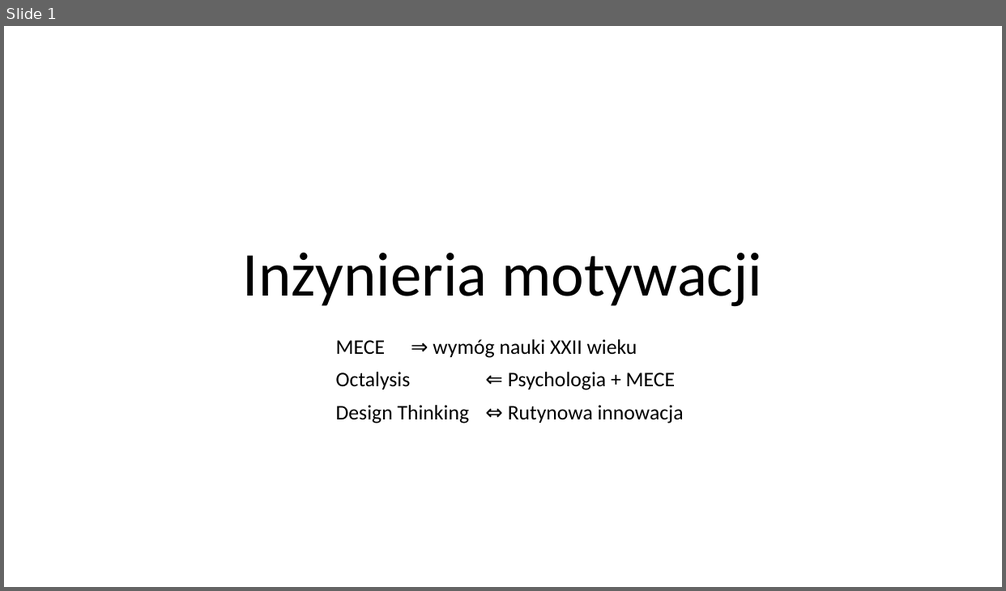
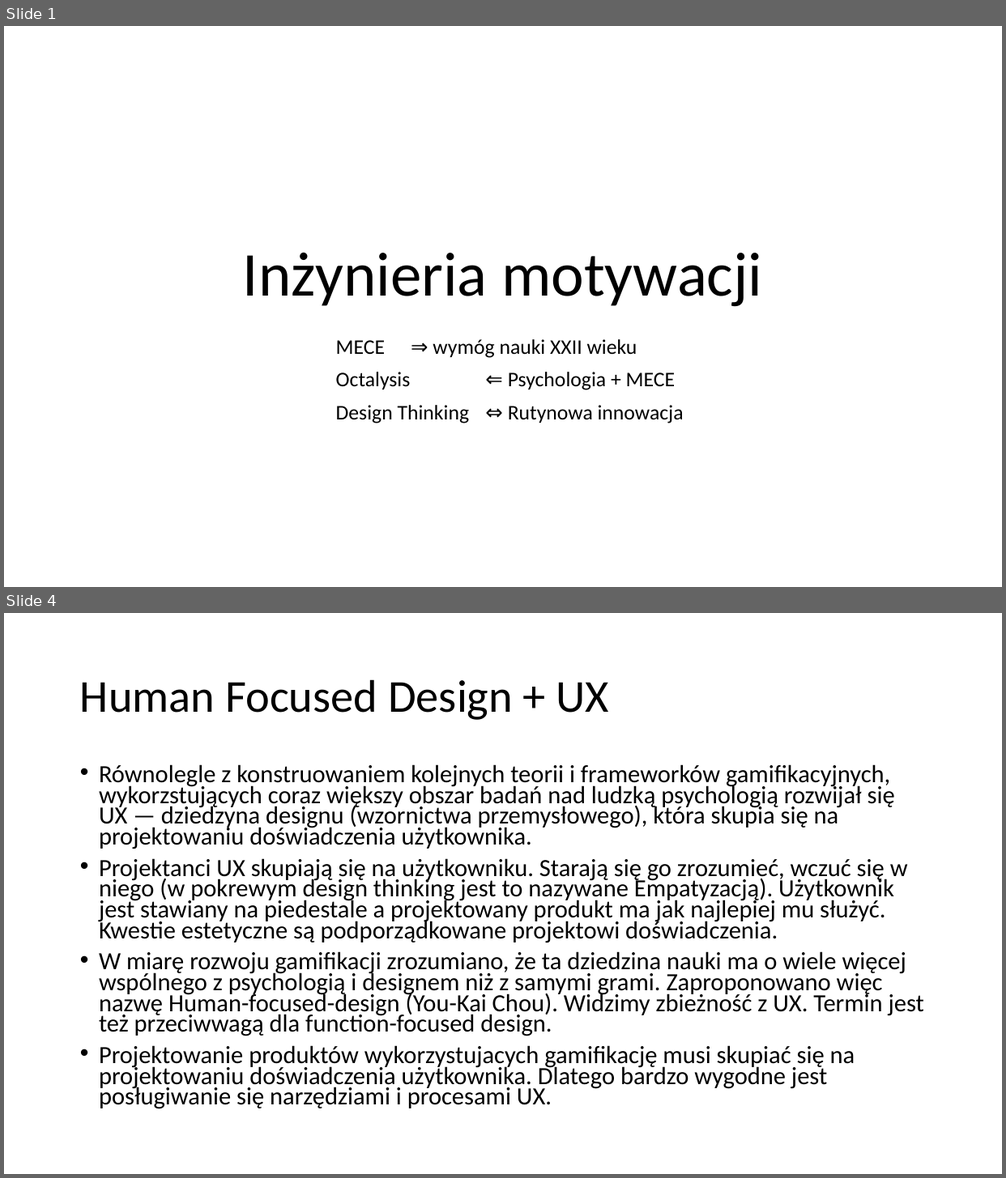
Before and after one commit to Jblew/mece-motivation-workshops, a slide deck: prezentacja-v1.pptx. Shown one above the other, each under a label of ours: slide 1 before the commit, slides 1 and 4 after it; the slides between them are not shown. The pictures are 1006x591 and 1006x1178 pixels, drawn with LibreOffice and Linux fonts; fonts in the diff are those of the drawing. Boxes give left, top, right and bottom in pixels: in the first picture for what was removed or moved away, otherwise in the second. Text is boxed around its words. In the diff, an @@ line names an element or a change of style, - is before the commit and + after.

```diff
--- a/prezentacja-v1.pptx
+++ b/prezentacja-v1.pptx
@@ slide 4 added at (4,613,1002,1174), background #FFFFFF @@
@@ title added at (80,679,609,720), 44 pt, text #000000 @@
+Human Focused Design + UX
@@ text added at (99,764,924,1110), 23.8 pt, text #000000 @@
+• Równolegle z konstruowaniem kolejnych teorii i frameworków gamifikacyjnych, wykorzstujących coraz większy obszar badań nad ludzką psychologią rozwijał się UX — dziedzyna designu (wzornictwa przemysłowego), która skupia się na projektowaniu doświadczenia użytkownika.
+• Projektanci UX skupiają się na użytkowniku. Starają się go zrozumieć, wczuć się w niego (w pokrewym design thinking jest to nazywane Empatyzacją). Użytkownik jest stawiany na piedestale a projektowany produkt ma jak najlepiej mu służyć. Kwestie estetyczne są podporządkowane projektowi doświadczenia.
+• W miarę rozwoju gamifikacji zrozumiano, że ta dziedzina nauki ma o wiele więcej wspólnego z psychologią i designem niż z samymi grami. Zaproponowano więc nazwę Human-focused-design (You-Kai Chou). Widzimy zbieżność z UX. Termin jest też przeciwwagą dla function-focused design.
+• Projektowanie produktów wykorzystujacych gamifikację musi skupiać się na projektowaniu doświadczenia użytkownika. Dlatego bardzo wygodne jest posługiwanie się narzędziami i procesami UX.
```
Also in this commit, not shown: 14 other slides added, 1 slide removed, 1 other file.
